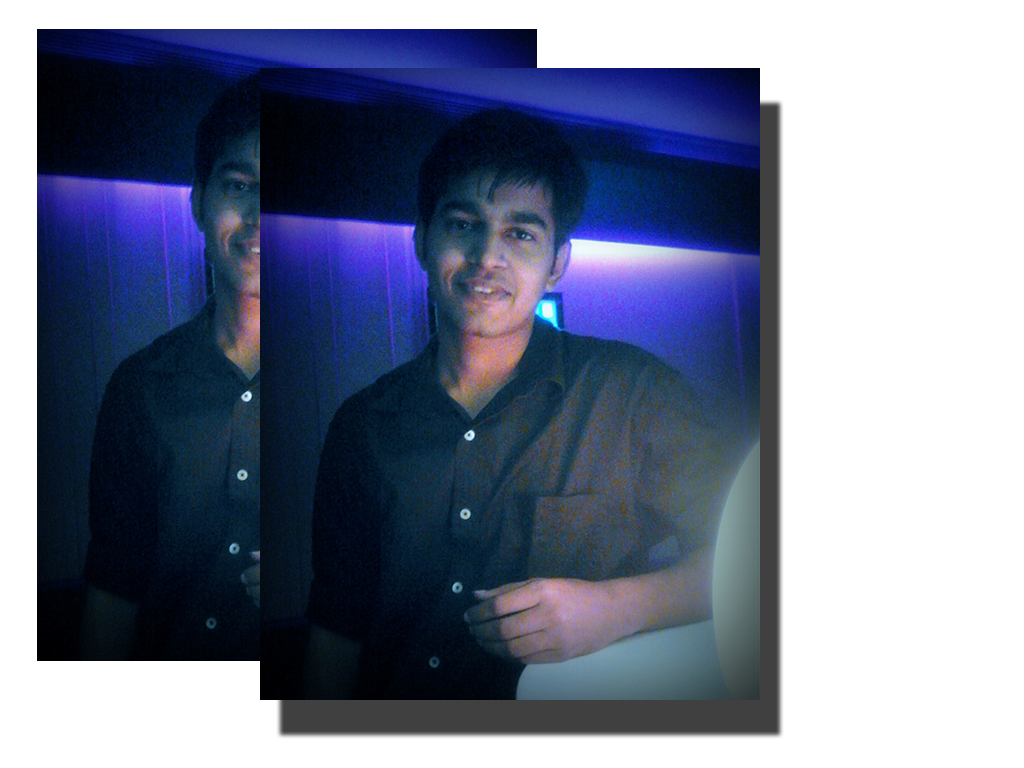
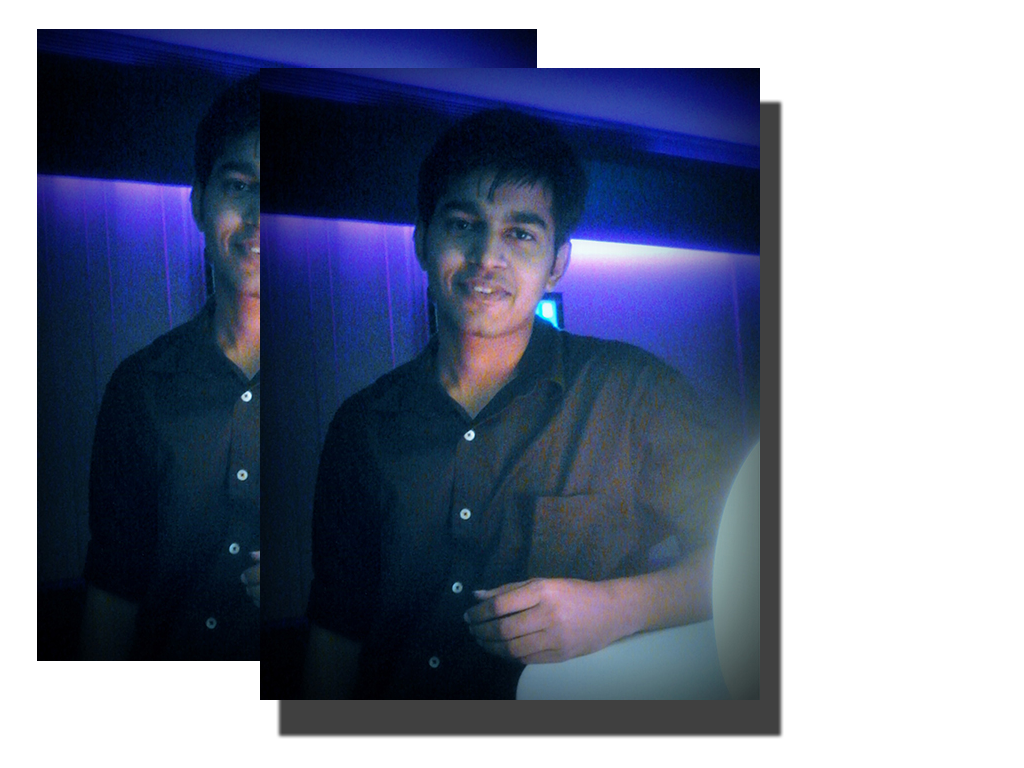
Layers edited between the first and the second 1024 × 768 image:
pixels changed over [276, 99, 784, 739] (layer not identified)
